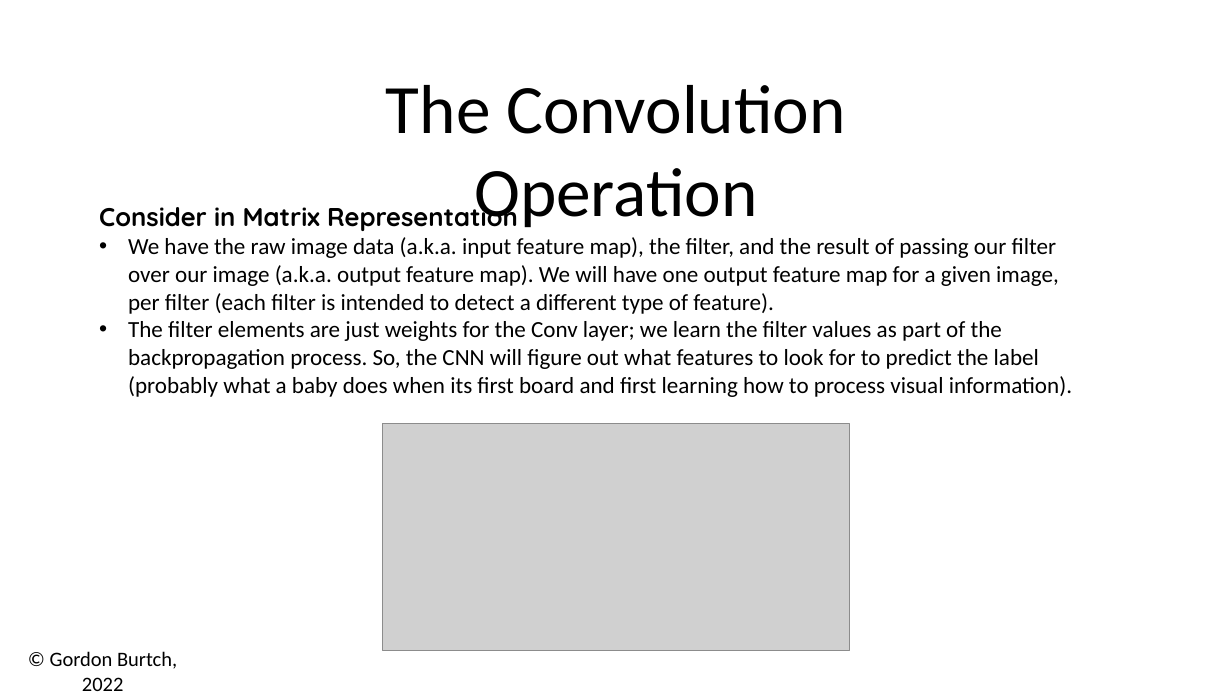
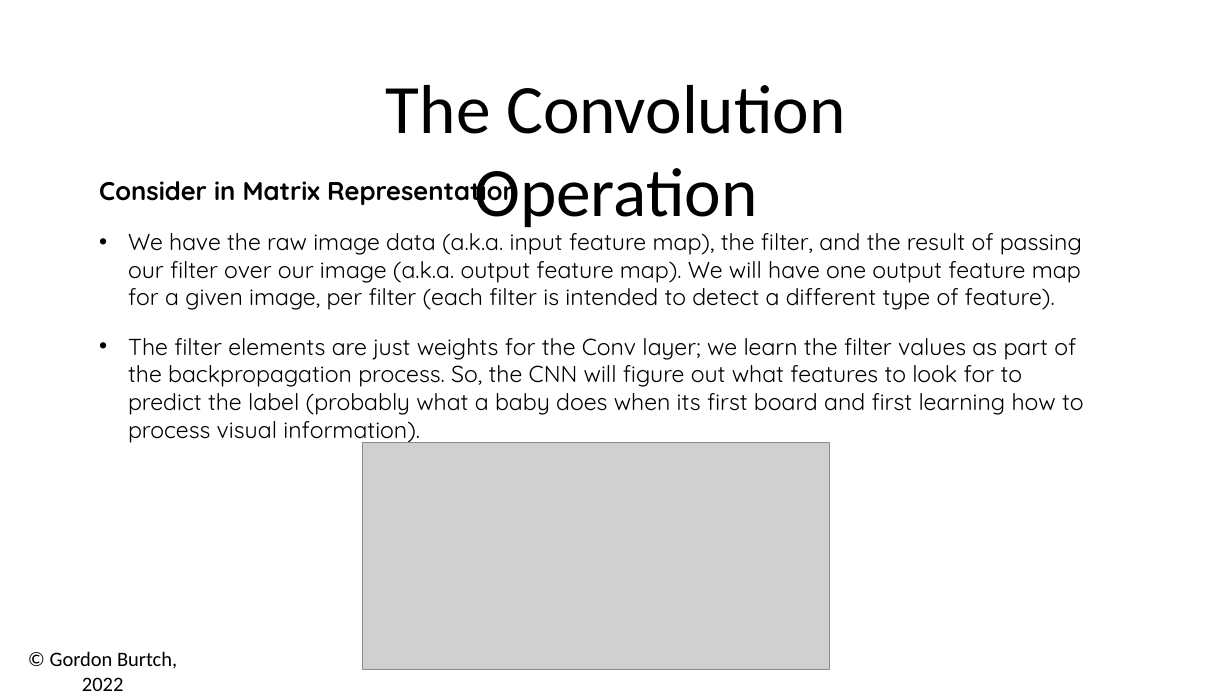
Before and after one commit to gburtch/NYU---ModernAI, a slide deck: slide 8 of Session 4-5/04 - 2 - Intro to CNNs.pptx. Drawn at 1232x693 pixels with LibreOffice and Linux fonts; fonts in the diff are those of the drawing; grey boxes stand for pictures. Boxes give left, top, right and bottom in pixels: in the first picture for what was removed or moved away, otherwise in the second. Text is boxed around its words. In the diff, an @@ line names an element or a change of style, - is before the commit and + after.

```diff
--- a/Session 4-5/04 - 2 - Intro to CNNs.pptx
+++ b/Session 4-5/04 - 2 - Intro to CNNs.pptx
@@ text "Consider in Matrix Representation" moved from (x1=99, y1=199, x2=1072, y2=397) to (x1=99, y1=173, x2=1083, y2=444) @@
@@ text at (x1=128, y1=226, x2=1083, y2=444): font Calibri to Quicksand @@
@@ picture moved from (x1=383, y1=424, x2=849, y2=651) to (x1=362, y1=443, x2=829, y2=669) @@
```
Also in this commit, not shown: 11 other slides changed, 1 slide removed, 26 other files.
